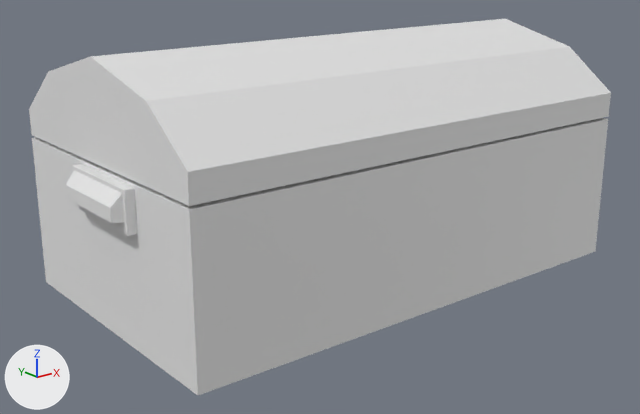
What one commit did to the FBX model Assets/Models/Furnitures/Chest.fbx.
Before and after are seen from a 50 mm lens placed at (-3.49, -10.2, 2.4), pointed at (0.17, -5.61, 0.56). The lights are fixed; the arrows at lower left show +X, +Y and +Z. Where no turn or scale is listed for an object, it has been applied to the vertices.

Script lines for the objects in view, before the commit:
```python
me_cube_054 = bpy.data.meshes.new('Cube.054')
me_cube_054.from_pydata(...)  # 76 vertices, 65 faces; spans x -3.6..0.1, y -0.9..1.1, z -0.87..0.78
# faces by material slot: [10, 19, 36]
me_cube_054.materials.append(mat_material_002)  # white #e7e7e7
me_cube_054.materials.append(mat_material_004)  # white #e7e7e7
me_cube_054.materials.append(mat_material_006)  # white #e7e7e7
ob_chest = bpy.data.objects.new('Chest', me_cube_054)
ob_chest.location = (2.062, -5.681, 0.949)
```
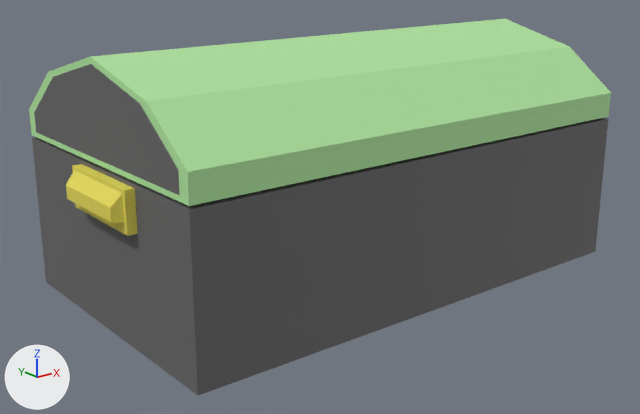
What differs and where, as boxes (x1, y1, x2, y2) in the pictures (640 x 414 px):
part 1 of me_cube_054, recoloured (grey to green)
    both: (32, 132, 189, 206)
part 2 of me_cube_054, recoloured
    both: (33, 118, 606, 210)
part 3 of me_cube_054, recoloured
    both: (32, 64, 198, 395)
part 4 of me_cube_054, recoloured
    both: (189, 119, 608, 395)
part 5 of me_cube_054, recoloured (white to green)
    both: (29, 19, 611, 206)
part 6 of me_cube_054, recoloured (white to yellow)
    both: (66, 164, 138, 236)

Patch to the scene script:
```diff
--- a/Assets/Models/Furnitures/Chest.fbx.py
+++ b/Assets/Models/Furnitures/Chest.fbx.py
@@ mat_soft_grey @@
+mat_soft_grey = principled_material('Soft grey')
+mat_soft_grey.base_color = (0.133, 0.133, 0.133)  # dark grey #666666
+mat_soft_grey.roughness = 0.69
@@ mat_accesable_green @@
+mat_accesable_green = principled_material('Accesable green')
+mat_accesable_green.base_color = (0.446, 0.8, 0.356)  # green #b2e7a1
+mat_accesable_green.roughness = 0.69
@@ mat_gold @@
+mat_gold = principled_material('Gold')
+mat_gold.base_color = (0.8, 0.703, 0.0964)  # yellow #e7da57
+mat_gold.roughness = 0.69
@@ me_cube_054 @@
 me_cube_054.from_pydata(...)  # 76 vertices, 65 faces; spans x -3.6..0.1, y -0.9..1.1, z -0.87..0.78
 # used by ob_chest; location = (2.062, -5.681, 0.949)
+# me_cube_054 part 1: all 2 faces centred in x -3.48..-0.01, y 0.1, z 0.18 switch from mat_material_002 (white #e7e7e7) to mat_accesable_green (green #b2e7a1)
+# me_cube_054 part 2: 3 of the faces centred in x -1.74, y 0.1..1.1, z -0.87..0.15 switch from mat_material_002 (white #e7e7e7) to mat_soft_grey (dark grey #666666)
+# me_cube_054 part 3: 2 of the faces centred in x -3.48, y 0.1, z -0.36..0.43 switch from mat_material_002 (white #e7e7e7) to mat_soft_grey (dark grey #666666)
+# me_cube_054 part 4: 1 of the faces centred in x -1.74, y -0.9, z -0.36 switch from mat_material_002 (white #e7e7e7) to mat_soft_grey (dark grey #666666)
+# me_cube_054 part 5: all 19 faces that had it switch from mat_material_004 (white #e7e7e7) to mat_accesable_green (green #b2e7a1)
+# me_cube_054 part 6: all 36 faces that had it switch from mat_material_006 (white #e7e7e7) to mat_gold (yellow #e7da57)
```
